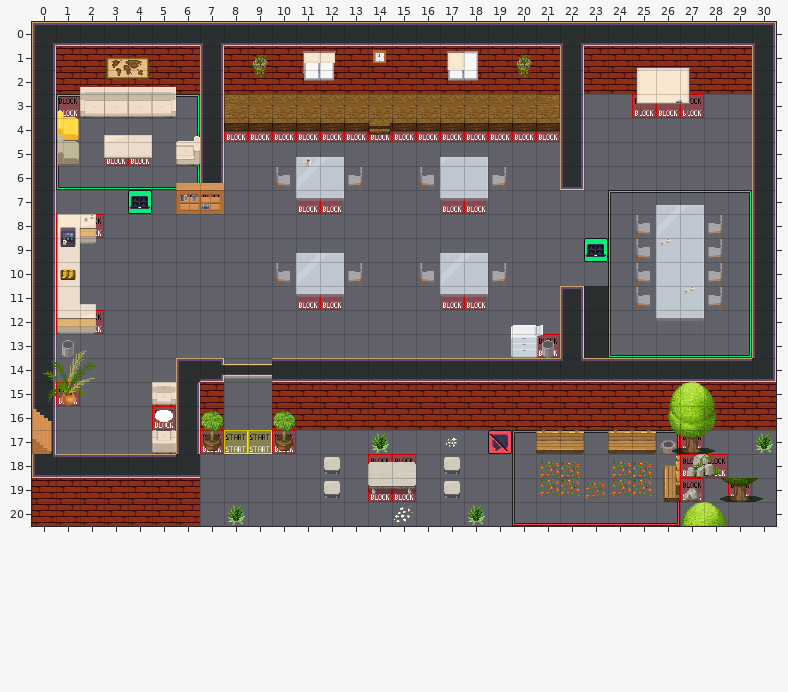
Two versions of a level (Tiled map (JSON), office.tmj). Above, as it was before the edit.
Cells are 32x32 px. Shown: x 0..30, y 0..20.
The result:
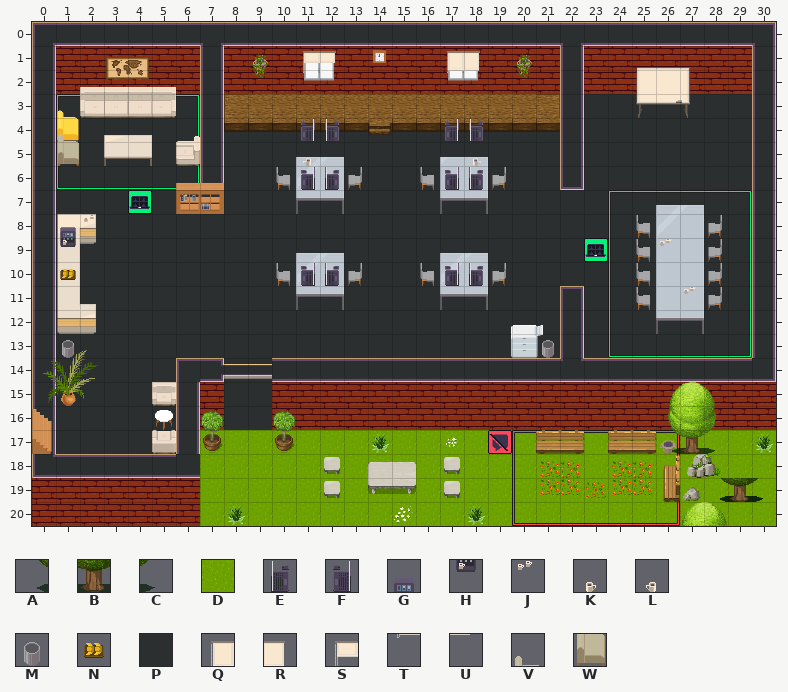
Key: from "WA_Exterior": A 125, B 126, C 127, D 626; from "WA_Miscellaneous": E 24, F 25, G 46, H 56, J 58, K 59, L 59 flipped left-right, M 60, N 104; from "WA_Room_Builder": P 100, Q 777, R 778, S 779, T 802, U 803; from "WA_Seats": V 60, W 73.
_ is an empty cell.
Tiles of an added or newly shown layer are drawn over the layers below it.
From old to new:
Layer "floor/floor fritz" (now shown):
The edit adds tile D in row 17 at x 7 to 18 and 20 to 30; in rows 18 to 20 at x 7 to 30.
The edit adds tile P in row 3 at x 1, 6 and 23 to 29; in row 4 at x 1 to 6, 8 to 21 and 23 to 29; in row 5 at x 1 to 5, 8 to 21 and 23 to 29; in row 6 at x 1 to 6, 8 to 10, 13 to 16, 19 to 21 and 23 to 29; in row 7 at x 1 to 3 and 5 to 29; in row 8 at x 1 to 25 and 28 to 29.
The edit adds tile P in row 9 at x 1 to 22, 24 to 25 and 28 to 29; in row 10 at x 1 to 10, 13 to 16, 19 to 25 and 28 to 29; in row 11 at x 1 to 21, 24 to 25 and 28 to 29; in row 12 at x 1 to 21 and 24 to 29; in row 13 at x 1 to 19, 21 and 24 to 29; in row 14 at x 1 to 5 and 8 to 9.
The edit adds tile P in row 15 at x 1 to 4 and 8 to 9; in row 16 at x 1 to 5 and 8 to 9; in row 17 at x 1 to 5.
Layer "furniture/Laptops" (now shown):
The edit adds tile A in row 19 at x 28.
The edit adds tile B in row 19 at x 29.
The edit adds tile C in row 19 at x 30.
The edit adds tile E in row 4 at x 12 and 18; in row 6 at x 12 and 18; in row 10 at x 12 and 18.
The edit adds tile F in row 4 at x 11 and 17; in row 6 at x 11 and 17; in row 10 at x 11 and 17.
The edit adds tile G in row 8 at x 1.
The edit adds tile H in row 9 at x 1.
The edit adds tile J in row 8 at x 2.
The edit adds tile K in row 5 at x 18.
The edit adds tile L in row 5 at x 11.
The edit adds tile M in row 13 at x 21.
The edit adds tile N in row 10 at x 1.
The edit adds tile Q in row 1 at x 17.
The edit adds tile R in row 1 at x 18.
The edit adds tile S in row 1 at x 11.
The edit adds tile T in row 2 at x 17.
The edit adds tile U in row 2 at x 18.
The edit adds tile V in row 4 at x 1.
The edit adds tile W in row 5 at x 1.
Where, in picture pixels (left, top, right, bottom), the same in both pictures:
added: (303, 53, 304, 70)
added: (447, 51, 480, 73)
added: (56, 94, 776, 526)
